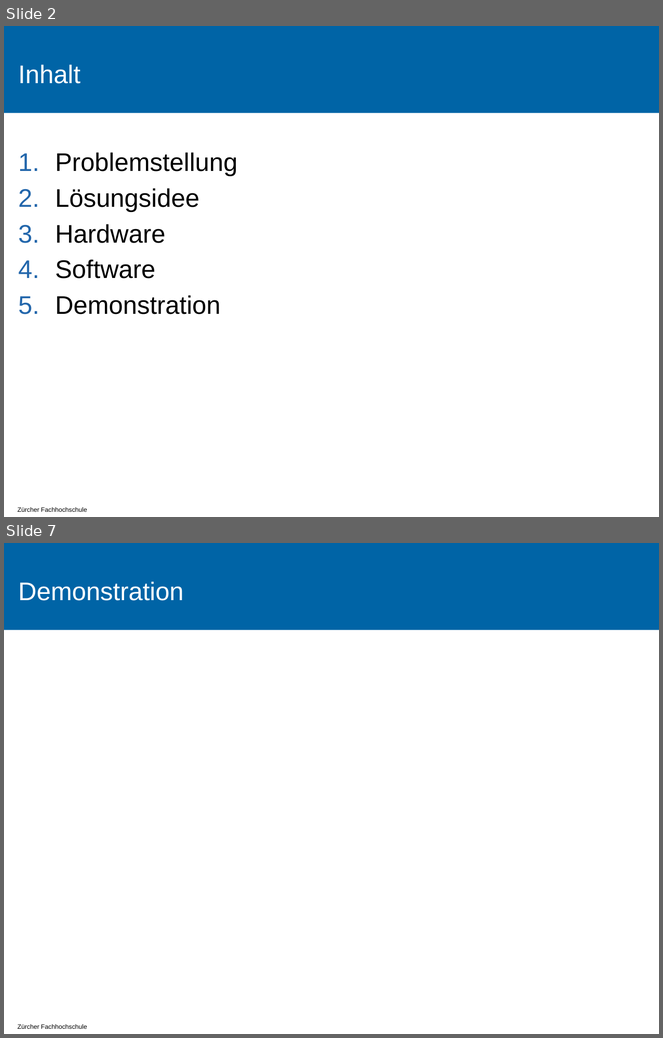
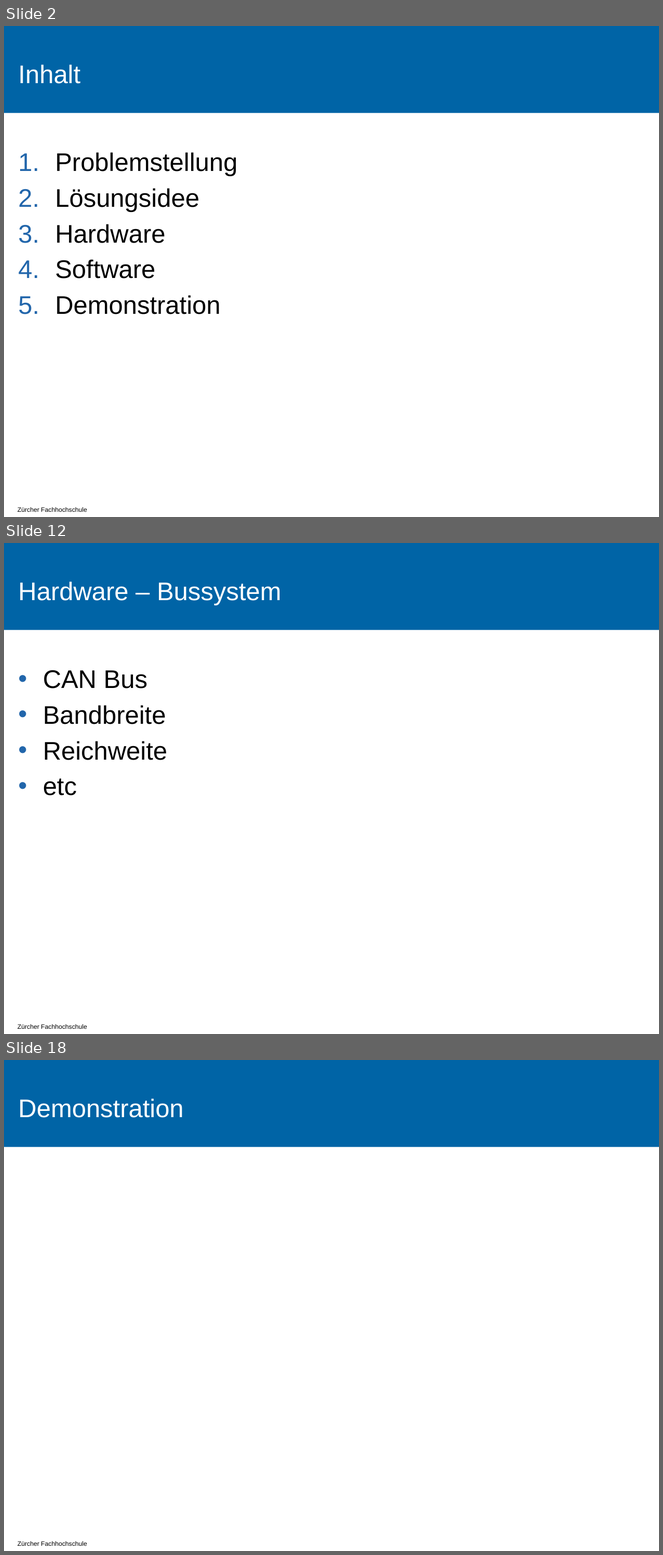
Before and after one commit to tokeller/WeKeBA, a slide deck: 9001_Praesentation/Praesentation.pptx. Shown one above the other, each under a label of ours: slides 2 and 7 before the commit, slides 2, 12 and 18 after it; the slides between them are not shown. The pictures are 663x1038 and 663x1555 pixels, drawn with LibreOffice and Linux fonts; fonts in the diff are those of the drawing; background and template pictures are left out. Boxes give left, top, right and bottom in pixels: in the first picture for what was removed or moved away, otherwise in the second. Text is boxed around its words. In the diff, an @@ line names an element or a change of style, - is before the commit and + after.

```diff
--- a/9001_Praesentation/Praesentation.pptx
+++ b/9001_Praesentation/Praesentation.pptx
@@ slide 12 added at box(4, 543, 659, 1034), background #FFFFFF; not listed: 2 template elements that a slide beside it also shows @@
@@ title added at box(18, 581, 281, 605), 28 pt, text #FFFFFF @@
+Hardware – Bussystem
@@ text added at box(43, 670, 167, 796), 28 pt, text #000000 @@
+• CAN Bus
+• Bandbreite
+• Reichweite
+• etc
@@ what was slide 7 is now slide 18 @@
```
Also in this commit, not shown: 2 slides changed, 12 other slides added, 2 slides removed, 3 other files.
